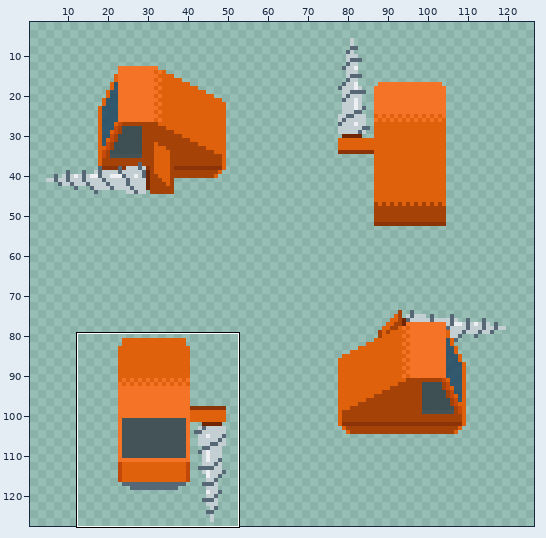
One commit to this sprite sheet: AstroMiner/Content/img/miner-no-tracks.png. The first picture is a wide view before the edit; the outline marks the close-up.
Close-up. The starting point:
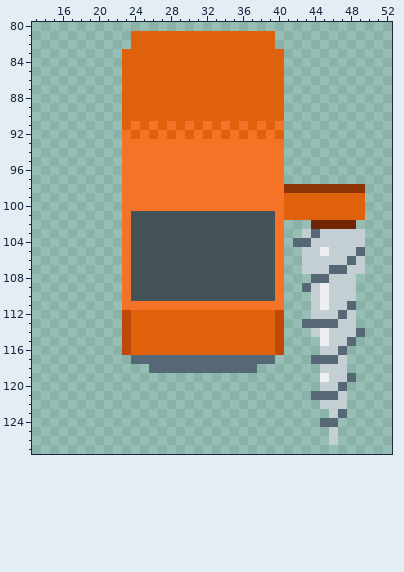
The file is 128x128 pixels. Shown: x 13..52, y 80..127. The wide view leaves out empty margins. The commit also changed other parts of the picture, which this record leaves out.
Once edited:
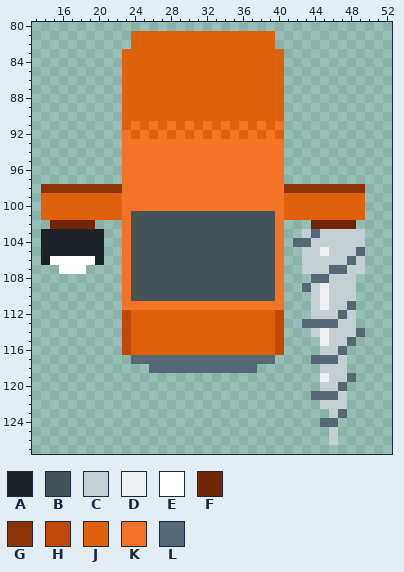
Palette (. is transparent): A #1d2229  B #435358  C #c4cfd4  D #edeff2  E #ffffff  F #702605  G #8c3407  H #c14809  J #e0610b  K #f47326  L #566776
From old to new:
@@ x 13..24 @@
  97 ..........KK
- 98 ..........KK
- 99 ..........KK
-100 ..........KK
-101 ..........KB
-102 ..........KB
-103 ..........KB
-104 ..........KB
-105 ..........KB
-106 ..........KB
-107 ..........KB
+ 98 .GGGGGGGGGKK
+ 99 .JJJJJJJJJKK
+100 .JJJJJJJJJKK
+101 .JJJJJJJJJKB
+102 ..FFFFF...KB
+103 .AAAAAAA..KB
+104 .AAAAAAA..KB
+105 .AAAAAAA..KB
+106 .AEEEEEA..KB
+107 ...EEE....KB
 108 ..........KB
Changed places in both close-ups, as pixel boxes (x1, y1, x2, y2):
added: (41, 184, 122, 274)
